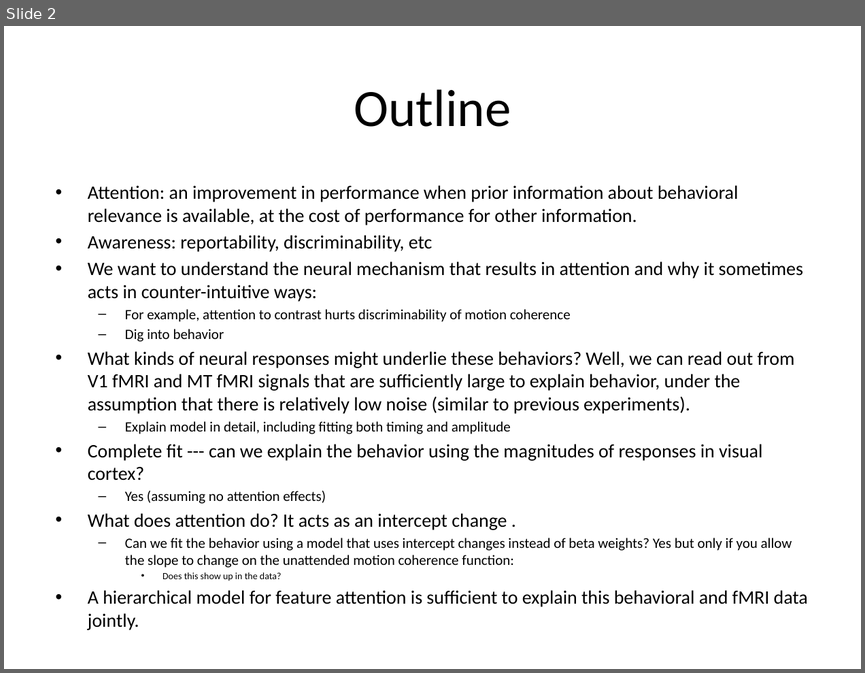
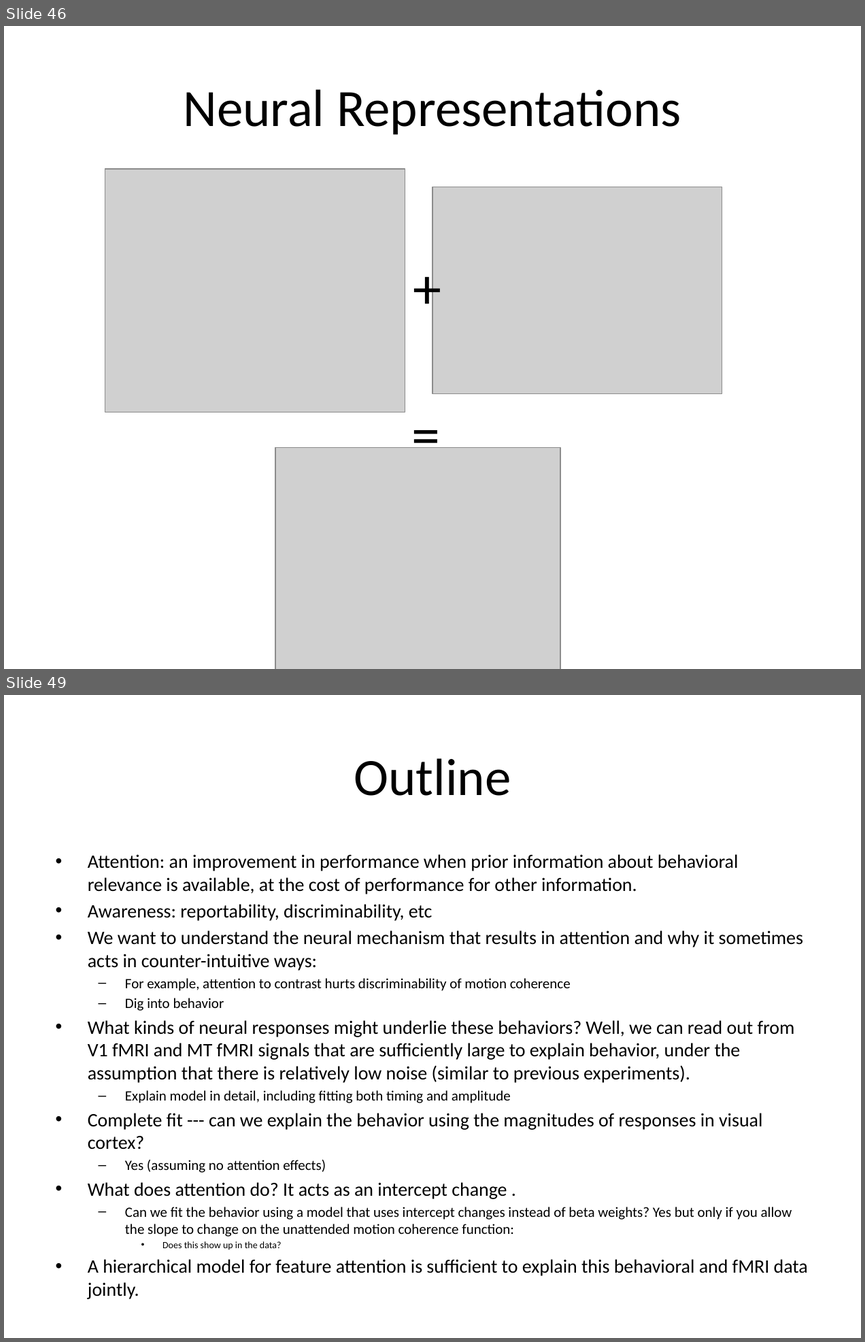
Before and after one commit to dbirman/att_awe, a slide deck: talks/20160823_mad_birman.pptx. Shown one above the other, each under a label of ours: slide 2 before the commit, slides 46 and 49 after it; the slides between them are not shown. The pictures are 865x673 and 865x1342 pixels, drawn with LibreOffice and Linux fonts; fonts in the diff are those of the drawing; grey boxes stand for pictures. Boxes give left, top, right and bottom in pixels: in the first picture for what was removed or moved away, otherwise in the second. Text is boxed around its words. In the diff, an @@ line names an element or a change of style, - is before the commit and + after.

```diff
--- a/talks/20160823_mad_birman.pptx
+++ b/talks/20160823_mad_birman.pptx
@@ slide 46 added at bbox=[4, 26, 861, 669], background #FFFFFF @@
@@ title added at bbox=[184, 89, 681, 135], 44 pt, text #000000 @@
+Neural Representations
@@ picture added at bbox=[105, 169, 405, 412] @@
@@ picture added at bbox=[432, 187, 722, 394] @@
@@ text added at bbox=[405, 247, 451, 325], 48 pt, text #000000 @@
++
@@ text added at bbox=[403, 394, 449, 471], 48 pt, text #000000 @@
+=
@@ picture added at bbox=[275, 448, 561, 669] @@
@@ what was slide 2 is now slide 49 @@
```
Also in this commit, not shown: 47 other slides added, 5 slides removed, 11 other files.
